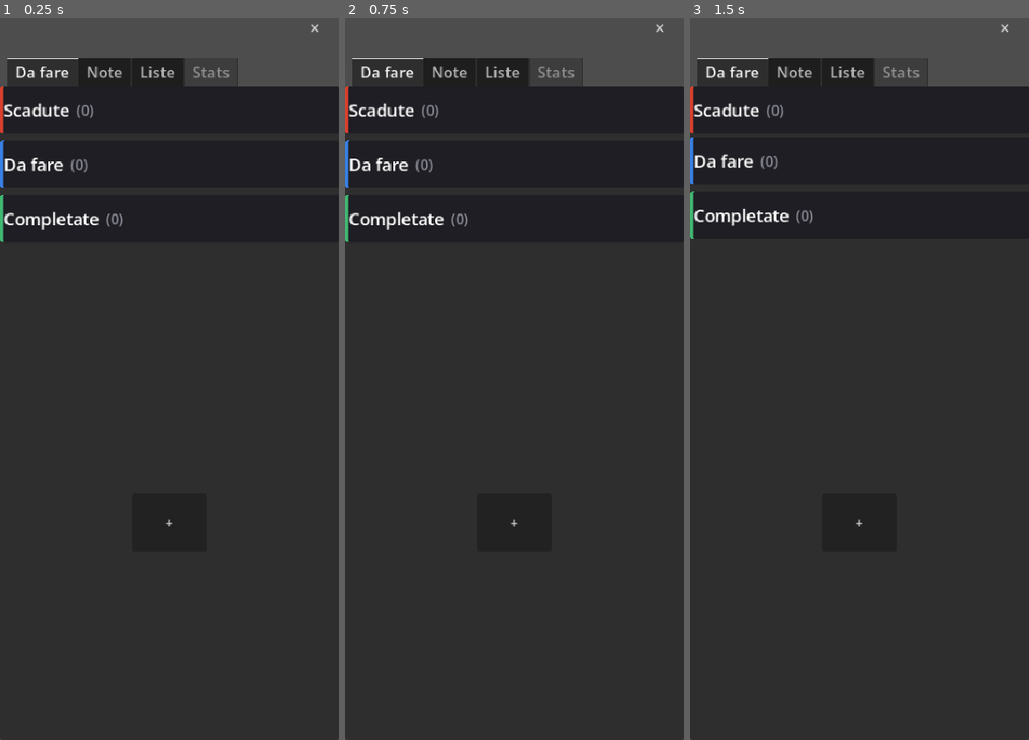
Above: before the commit, frames 1-3 (left to right).
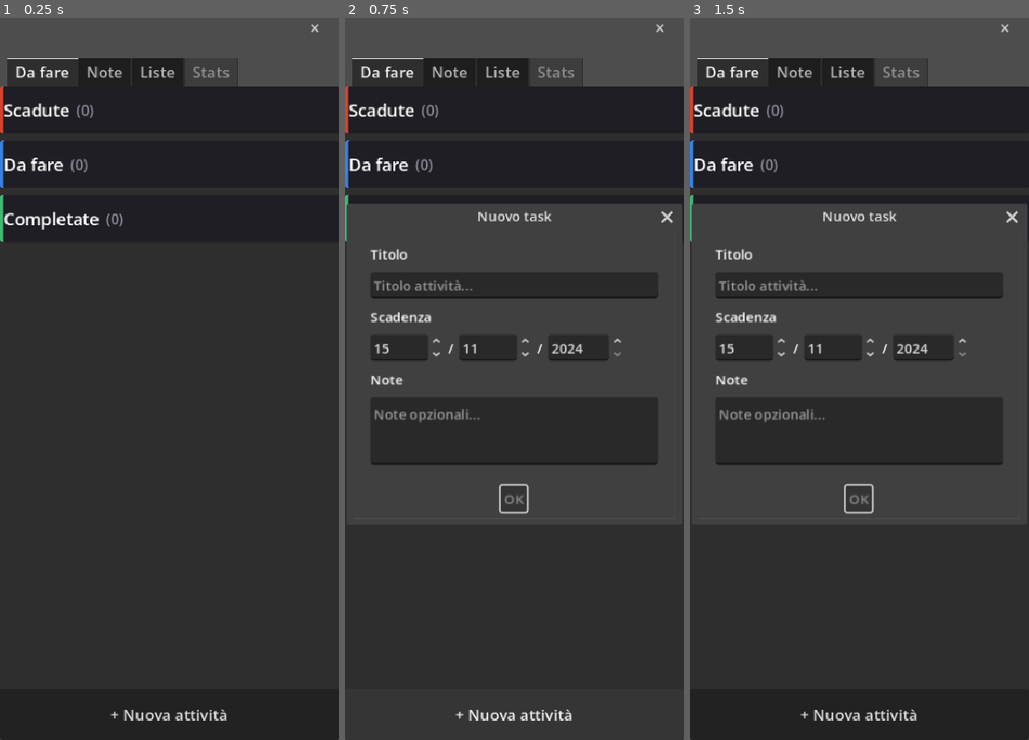
Above: after the commit, the same moments.

Repository: 1110sillabo/todo_gsd
Game: Godot game, scene res://src/ui/main_scene.tscn
Two runs of this game, one before a commit and one after it. Both use one fixed random seed, a clock stepped at 60 frames per second and the inputs below.
Inputs (mouse positions are in pixels of both pictures, inside the frame that each line leads up to):
- Up to frame 1 (0.25 s): no input
- Up to frame 2 (0.75 s): click (514, 711) at 0.5 s, where only the run after the commit has a clickable "+ Nuova attività"
- Up to frame 3 (1.5 s): click (859, 111) at 1.27 s

The runs differ from the first frame. In frame 1, 0.3% of the frame differs, in the area x 32-67%, y 69-98%; in frame 2, 7.5%, in the area x 0-100%, y 25-98%; in frame 3, 7.3%.

Commit message:
fix: replace floating FAB with full-width bottom button on task and notes views
The floating + button had mouse_filter = MOUSE_FILTER_IGNORE set to
avoid blocking scroll input. This made it completely untappable on mobile.

Fix: restructure both task_list_view and notes_list_view to use a
VBoxContainer with ScrollContainer (expand+fill) above and a full-width
Button below — same pattern as lists_list_view. No mouse_filter override
needed since the button is outside the scroll area.

- task_list_view.tscn: FABButton moved into VBoxContainer, full-width
- task_list_view.gd: updated @onready paths for new node hierarchy
- notes_list_view.tscn: same restructure, text '+ Nuova nota'
- notes_list_view.gd: updated @onready paths
- LEARNING_GODOT.md: added entry 11 documenting root cause and fix

Diff:
--- a/src/ui/notes_list_view.gd
+++ b/src/ui/notes_list_view.gd
@@ -2,12 +2,12 @@
 
 const NOTE_ROW_SCENE = preload("res://src/ui/note_row.tscn")
 
-@onready var notes_vbox: VBoxContainer = $ScrollContainer/NotesVBox
-@onready var fab: Button = $FABButton
+@onready var notes_vbox: VBoxContainer = $VBoxContainer/ScrollContainer/NotesVBox
+@onready var fab: Button = $VBoxContainer/FABButton
 @onready var edit_dialog: NoteEditDialog = $NoteEditDialog
 
 func _ready() -> void:
-	$ScrollContainer.get_v_scroll_bar().custom_minimum_size.x = 14
+	$VBoxContainer/ScrollContainer.get_v_scroll_bar().custom_minimum_size.x = 14
 	fab.pressed.connect(_on_fab_pressed)
 	edit_dialog.note_saved.connect(_on_note_saved)
 	_load_notes()
--- a/src/ui/notes_list_view.tscn
+++ b/src/ui/notes_list_view.tscn
@@ -12,38 +12,31 @@
 grow_vertical = 2
 script = ExtResource("1_notes_list_view")
 
-[node name="ScrollContainer" type="ScrollContainer" parent="."]
+[node name="VBoxContainer" type="VBoxContainer" parent="."]
 layout_mode = 1
 anchors_preset = 15
 anchor_right = 1.0
 anchor_bottom = 1.0
-offset_bottom = -140.0
 grow_horizontal = 2
 grow_vertical = 2
+
+[node name="ScrollContainer" type="ScrollContainer" parent="VBoxContainer"]
+layout_mode = 2
+size_flags_horizontal = 3
+size_flags_vertical = 3
 scroll_deadzone = 30
 
-[node name="NotesVBox" type="VBoxContainer" parent="ScrollContainer"]
+[node name="NotesVBox" type="VBoxContainer" parent="VBoxContainer/ScrollContainer"]
 layout_mode = 2
 size_flags_horizontal = 3
 theme_override_constants/separation = 4
 
-[node name="FABButton" type="Button" parent="."]
-layout_mode = 1
-anchors_preset = -1
-anchor_left = 0.5
-anchor_top = 0.667
-anchor_right = 0.5
-anchor_bottom = 0.667
-offset_left = -44.0
-offset_top = -34.0
-offset_right = 44.0
-offset_bottom = 34.0
-grow_horizontal = 2
-grow_vertical = 2
-custom_minimum_size = Vector2(88, 68)
-z_index = 1
-mouse_filter = 2
-text = "+"
+[node name="FABButton" type="Button" parent="VBoxContainer"]
+layout_mode = 2
+size_flags_horizontal = 3
+custom_minimum_size = Vector2(0, 60)
+text = "+ Nuova nota"
+theme_override_font_sizes/font_size = 18
 
 [node name="NoteEditDialog" parent="." instance=ExtResource("2_note_edit_dialog")]
 visible = false
--- a/src/ui/task_list_view.gd
+++ b/src/ui/task_list_view.gd
@@ -1,9 +1,9 @@
 extends Control
 
-@onready var group_expired: GroupSection = $ScrollContainer/TaskListVBox/GroupSection_Expired
-@onready var group_todo: GroupSection = $ScrollContainer/TaskListVBox/GroupSection_Todo
-@onready var group_completed: GroupSection = $ScrollContainer/TaskListVBox/GroupSection_Completed
-@onready var fab: Button = $FABButton
+@onready var group_expired: GroupSection = $VBoxContainer/ScrollContainer/TaskListVBox/GroupSection_Expired
+@onready var group_todo: GroupSection = $VBoxContainer/ScrollContainer/TaskListVBox/GroupSection_Todo
+@onready var group_completed: GroupSection = $VBoxContainer/ScrollContainer/TaskListVBox/GroupSection_Completed
+@onready var fab: Button = $VBoxContainer/FABButton
 @onready var _edit_dialog: AcceptDialog = $TaskEditDialog
 
 var _editing_task_id: String = ""
@@ -11,7 +11,7 @@
 
 func _ready() -> void:
 	set_anchors_and_offsets_preset(Control.PRESET_FULL_RECT)
-	$ScrollContainer.get_v_scroll_bar().custom_minimum_size.x = 14
+	$VBoxContainer/ScrollContainer.get_v_scroll_bar().custom_minimum_size.x = 14
 	group_expired.setup("Scadute", Color(0.85, 0.25, 0.18), true)
 	group_todo.setup("Da fare", Color(0.22, 0.50, 0.90), true)
 	group_completed.setup("Completate", Color(0.25, 0.72, 0.45), false)
--- a/src/ui/task_list_view.tscn
+++ b/src/ui/task_list_view.tscn
@@ -13,49 +13,41 @@
 grow_vertical = 2
 script = ExtResource("1_task_list_view")
 
-[node name="ScrollContainer" type="ScrollContainer" parent="." unique_id=852379163]
+[node name="VBoxContainer" type="VBoxContainer" parent="."]
 layout_mode = 1
 anchors_preset = 15
 anchor_right = 1.0
 anchor_bottom = 1.0
-offset_bottom = -140.0
 grow_horizontal = 2
 grow_vertical = 2
+
+[node name="ScrollContainer" type="ScrollContainer" parent="VBoxContainer" unique_id=852379163]
+layout_mode = 2
+size_flags_horizontal = 3
+size_flags_vertical = 3
 scroll_deadzone = 30
 
-[node name="TaskListVBox" type="VBoxContainer" parent="ScrollContainer" unique_id=456707821]
+[node name="TaskListVBox" type="VBoxContainer" parent="VBoxContainer/ScrollContainer" unique_id=456707821]
 layout_mode = 2
 size_flags_horizontal = 3
 size_flags_vertical = 3
 theme_override_constants/separation = 4
 
-[node name="GroupSection_Expired" parent="ScrollContainer/TaskListVBox" unique_id=1288924383 instance=ExtResource("2_group_section")]
+[node name="GroupSection_Expired" parent="VBoxContainer/ScrollContainer/TaskListVBox" unique_id=1288924383 instance=ExtResource("2_group_section")]
 layout_mode = 2
 
-[node name="GroupSection_Todo" parent="ScrollContainer/TaskListVBox" unique_id=1729791813 instance=ExtResource("2_group_section")]
+[node name="GroupSection_Todo" parent="VBoxContainer/ScrollContainer/TaskListVBox" unique_id=1729791813 instance=ExtResource("2_group_section")]
 layout_mode = 2
 
-[node name="GroupSection_Completed" parent="ScrollContainer/TaskListVBox" unique_id=1511570928 instance=ExtResource("2_group_section")]
+[node name="GroupSection_Completed" parent="VBoxContainer/ScrollContainer/TaskListVBox" unique_id=1511570928 instance=ExtResource("2_group_section")]
 layout_mode = 2
 
-[node name="FABButton" type="Button" parent="." unique_id=70243089]
-z_index = 1
-custom_minimum_size = Vector2(88, 68)
-layout_mode = 1
-anchors_preset = -1
-anchor_left = 0.5
-anchor_top = 0.667
-anchor_right = 0.5
-anchor_bottom = 0.667
-offset_left = -44.0
-offset_top = -34.0
-offset_right = 44.0
-offset_bottom = 34.0
-grow_horizontal = 2
-grow_vertical = 2
-mouse_filter = 2
-theme_override_colors/font_outline_color = Color(0.16936749, 0.25926113, 0.5463618, 0.92941177)
-text = "+"
+[node name="FABButton" type="Button" parent="VBoxContainer" unique_id=70243089]
+layout_mode = 2
+size_flags_horizontal = 3
+custom_minimum_size = Vector2(0, 60)
+text = "+ Nuova attività"
+theme_override_font_sizes/font_size = 18
 
 [node name="TaskEditDialog" parent="." unique_id=2138459725 instance=ExtResource("3_editdialog")]
 size = Vector2i(380, 340)
Not shown, changed: LEARNING_GODOT.md
